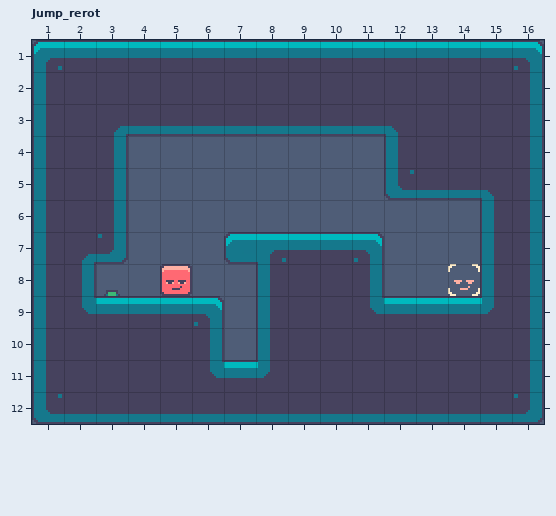
A LDtk project gets an edit: assets/world.ldtk. Above is the file before it was changed.
Cells are 16x16 px. Shown: Jump_rerot x 1..16, y 1..12. The commit also changed other parts of the map, which this record leaves out.
Once edited:
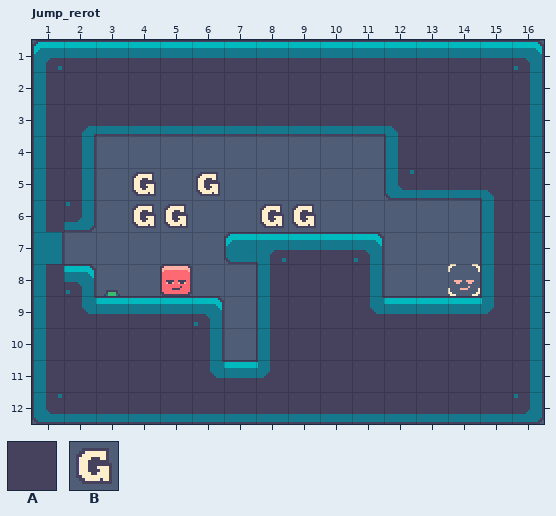
Key: from "IntGrid": A 1 "block", B 7 "cloud".
_ is an empty cell.
What changed:
Layer "IntGrid":
y 4: x 3 A -> _
y 5: x 3..4 A_ -> _B; x 6 _ -> B
y 6: x 3..5 A__ -> _BB; x 8..9 __ -> BB
y 7: x 2..3 AA -> __
